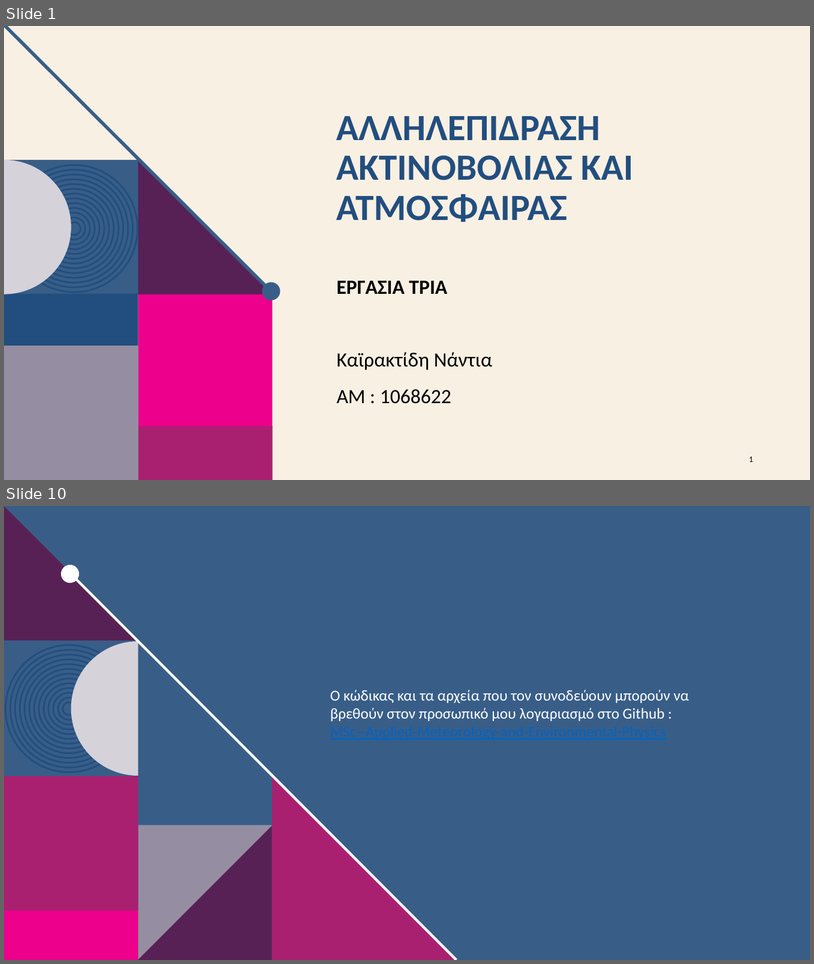
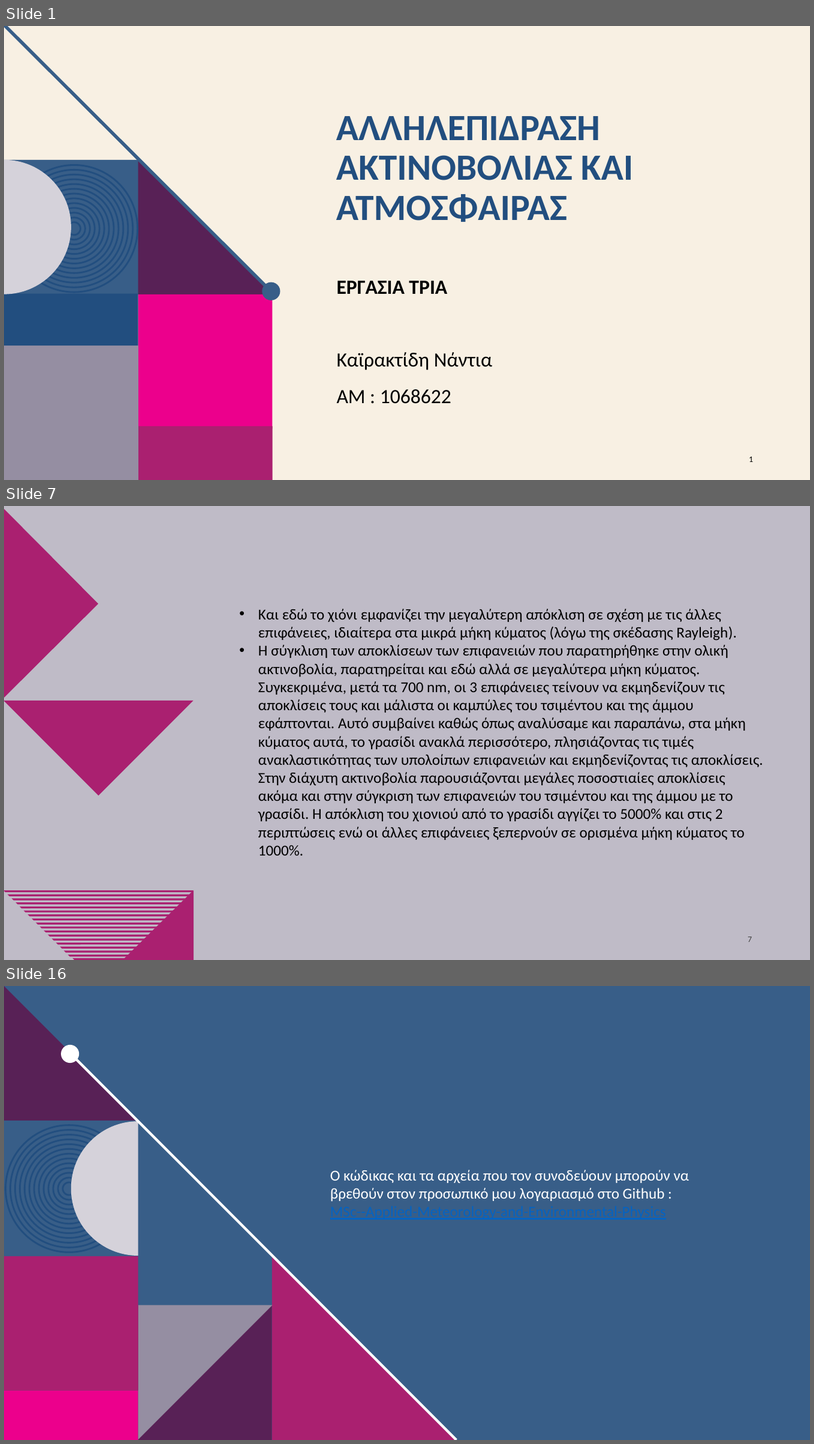
Before and after one commit to nadezsha/MSc---Applied-Meteorology-and-Environmental-Physics, a slide deck: Radiation and Atmosphere Interaction/Report 3/ΕργασίαΤρία.pptx. Shown one above the other, each under a label of ours: slides 1 and 10 before the commit, slides 1, 7 and 16 after it; the slides between them are not shown. The pictures are 814x964 and 814x1444 pixels, drawn with LibreOffice and Linux fonts; fonts in the diff are those of the drawing; background and template pictures are left out. Boxes give left, top, right and bottom in pixels: in the first picture for what was removed or moved away, otherwise in the second. Text is boxed around its words. In the diff, an @@ line names an element or a change of style, - is before the commit and + after.

```diff
--- a/Radiation and Atmosphere Interaction/Report 3/ΕργασίαΤρία.pptx
+++ b/Radiation and Atmosphere Interaction/Report 3/ΕργασίαΤρία.pptx
@@ slide 7 added at <box>4,506,810,960</box>, background #BFBBC7 @@
@@ freeform shape added at <box>4,508,98,699</box>, fill #AA2070 @@
@@ freeform shape added at <box>4,605,194,795</box>, fill #AA2070 @@
@@ text added at <box>258,609,764,855</box>, 18 pt, text #000000 @@
+• Και εδώ το χιόνι εμφανίζει την μεγαλύτερη απόκλιση σε σχέση με τις άλλες επιφάνειες, ιδιαίτερα στα μικρά μήκη κύματος (λόγω της σκέδασης Rayleigh).
+• Η σύγκλιση των αποκλίσεων των επιφανειών που παρατηρήθηκε στην ολική ακτινοβολία, παρατηρείται και εδώ αλλά σε μεγαλύτερα μήκη κύματος. Συγκεκριμένα, μετά τα 700 nm, οι 3 επιφάνειες τείνουν να εκμηδενίζουν τις αποκλίσεις τους και μάλιστα οι καμπύλες του τσιμέντου και της άμμου εφάπτονται. Αυτό συμβαίνει καθώς όπως αναλύσαμε και παραπάνω, στα μήκη κύματος αυτά, το γρασίδι ανακλά περισσότερο, πλησιάζοντας τις τιμές ανακλαστικότητας των υπολοίπων επιφανειών και εκμηδενίζοντας τις αποκλίσεις. Στην διάχυτη ακτινοβολία παρουσιάζονται μεγάλες ποσοστιαίες αποκλίσεις ακόμα και στην σύγκριση των επιφανειών του τσιμέντου και της άμμου με το γρασίδι. Η απόκλιση του χιονιού από το γρασίδι αγγίζει το 5000% και στις 2 περιπτώσεις ενώ οι άλλες επιφάνειες ξεπερνούν σε ορισμένα μήκη κύματος το 1000%.
@@ freeform shape added at <box>123,889,194,960</box>, fill #AA2070 @@
@@ page number added at <box>748,936,752,942</box>, 10 pt, text #404040 @@
+7
@@ group added at <box>4,890,194,956</box>: 17 freeform shapes @@
@@ freeform shape added at <box>72,958,134,960</box>, fill #AA2070 @@
@@ what was slide 10 is now slide 16 @@
```
Also in this commit, not shown: 3 slides changed, 10 other slides added, 5 slides removed.
